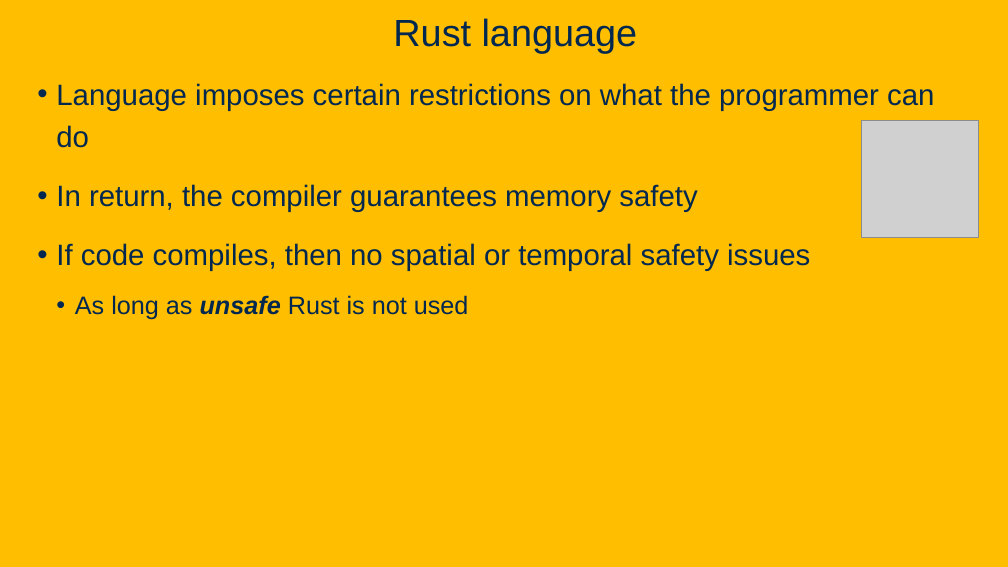
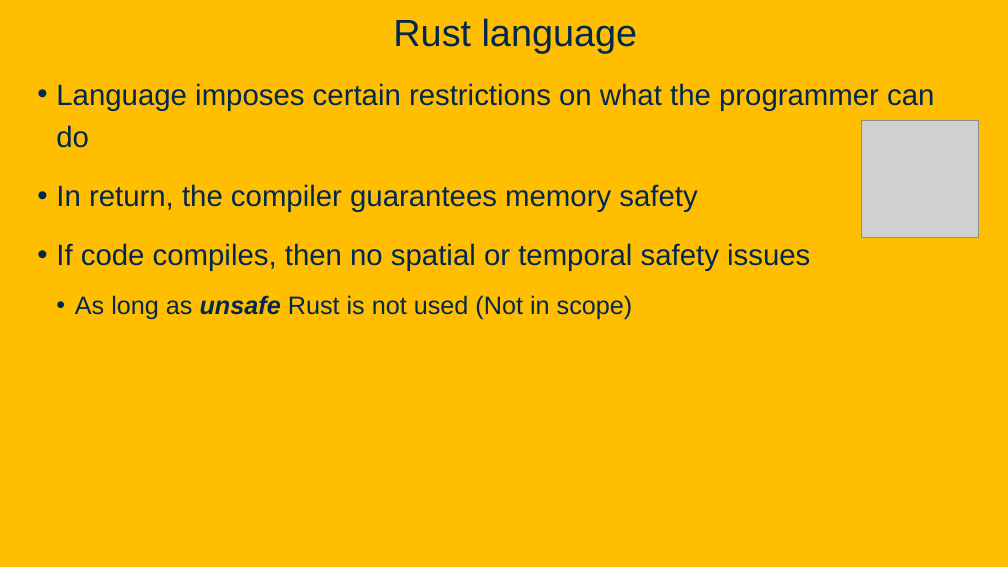
Before and after one commit to davsec-teaching/ecs160-f25, a slide deck: slide 149 of slides/9_software_security.pptx. Drawn at 1008x567 pixels with LibreOffice and Linux fonts; fonts in the diff are those of the drawing; grey boxes stand for pictures; background and template pictures are left out. Boxes give left, top, right and bottom in pixels: in the first picture for what was removed or moved away, otherwise in the second. Text is boxed around its words. In the diff, an @@ line names an element or a change of style, - is before the commit and + after.

Commit message:
update slides

```diff
--- a/slides/9_software_security.pptx
+++ b/slides/9_software_security.pptx
@@ text at (x1=75, y1=295, x2=633, y2=320): text changed @@
-  • As long as unsafe Rust is not used
+  • As long as unsafe Rust is not used (Not in scope)
```
Also in this commit, not shown: 1 other slide changed, 1 other file.
